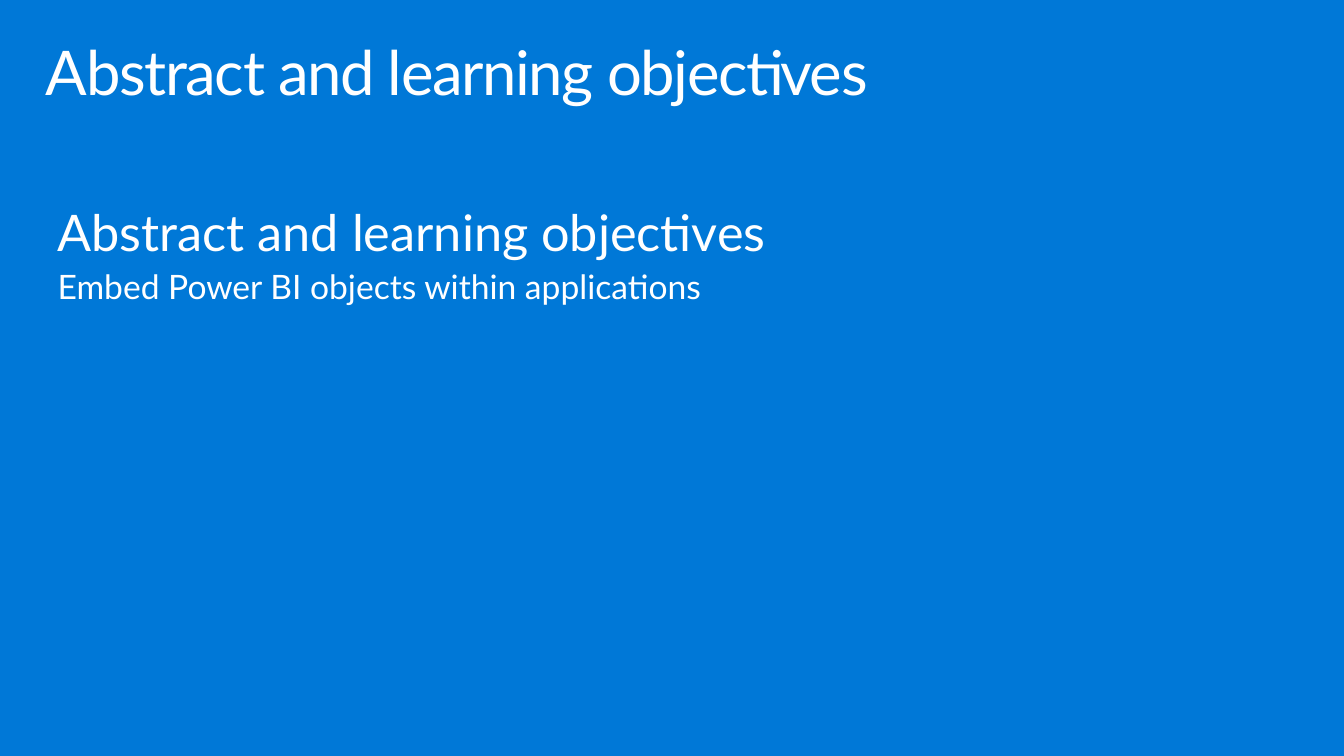
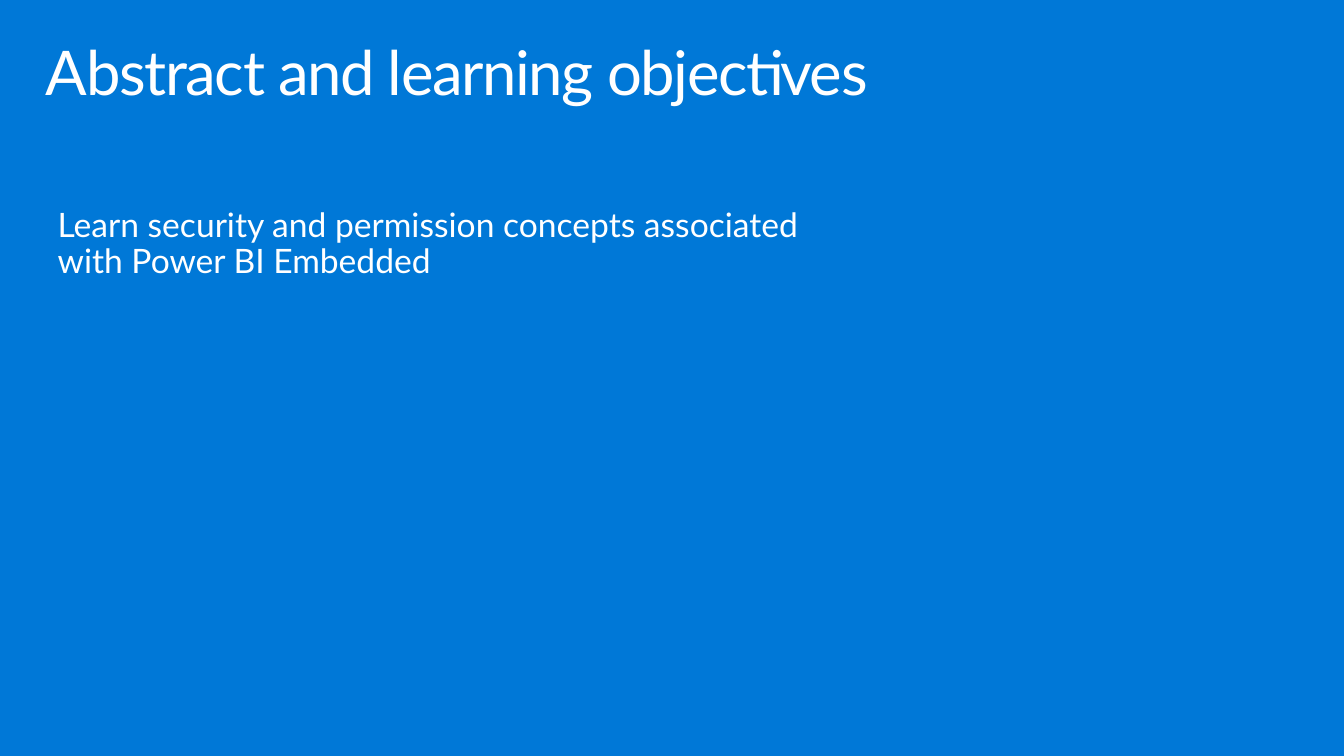
Before and after one commit to hnc198/AzurePowerBI, a slide deck: slide 3 of 4. Hands-on Modules/Embedding/_11. Security and Permissions.pptx. Drawn at 1344x756 pixels with LibreOffice and Linux fonts; fonts in the diff are those of the drawing. Boxes give left, top, right and bottom in pixels: in the first picture for what was removed or moved away, otherwise in the second. Text is boxed around its words. In the diff, an @@ line names an element or a change of style, - is before the commit and + after.

```diff
--- a/4. Hands-on Modules/Embedding/_11. Security and Permissions.pptx
+++ b/4. Hands-on Modules/Embedding/_11. Security and Permissions.pptx
@@ text at (58,212,798,274): text changed @@
-Abstract and learning objectives
-Embed Power BI objects within applications
+Learn security and permission concepts associated with Power BI Embedded
```
Also in this commit, not shown: 1 other slide changed, 6 slides added, 10 slides removed, 3 other files.
